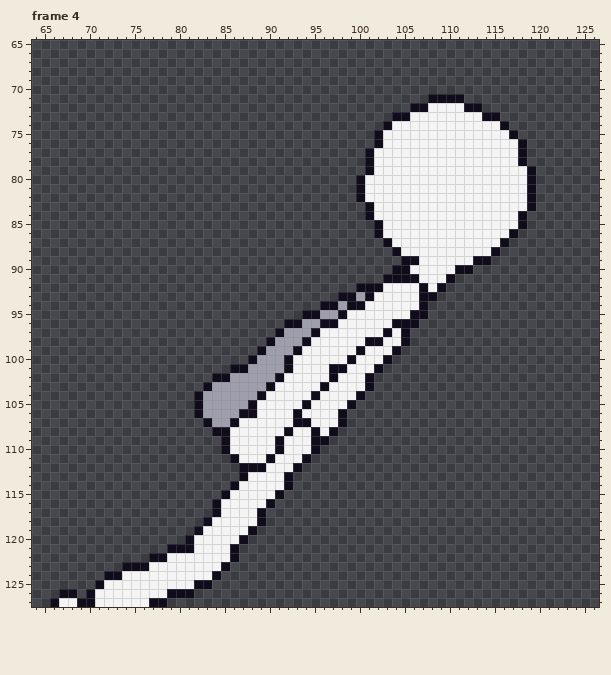
Two versions of one pixel-art file, art/stickman/getup_front.aseprite. Above: the version before the commit.
192x128 pixels, 10 frames. Shown: frame 4: x 64..126, y 65..127. The commit also changed other frames, which this record leaves out.
Now the later version:
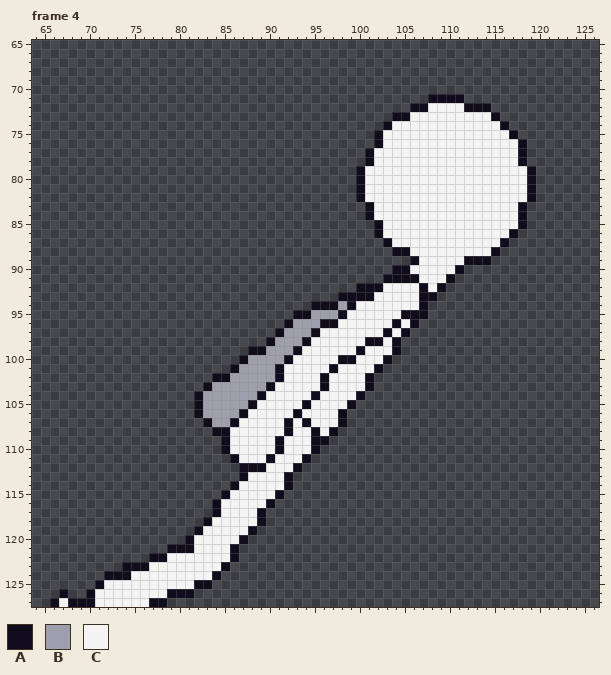
Palette (. is transparent): A #110c1c  B #9e9ead  C #f4f4f4
Difference:
Frame 4:
y 72: x 114 . -> A
y 73: x 114 A -> C
y 79: x 100..101 .A -> AC
y 83: x 118..119 CA -> A.
y 88: x 105 C -> A
y 89: x 105 A -> .; x 112 C -> A
y 90: x 112 A -> .
y 93: x 100 B -> A
y 94: x 95 . -> A; x 100 A -> C
y 95: x 93 . -> A; x 95 A -> B; x 105 C -> A
y 96: x 93 A -> B; x 105 A -> C
y 98: x 104..105 CA -> A.
y 99: x 88 . -> A
y 100: x 87..88 .A -> AB; x 98 C -> A
y 101: x 87 A -> B; x 91..92 BA -> AC; x 98 A -> C
y 102: x 96..97 CA -> AC
y 106: x 88 A -> C
y 107: x 92..93 CA -> AC
y 124: x 74 C -> A
y 126: x 68 A -> .
y 127: x 68 C -> A
Boxes around the changes in both pictures, in picture pixels (x1, y1, x2, y2):
changed: (482, 103, 491, 121)
changed: (356, 166, 374, 175)
changed: (518, 202, 536, 211)
changed: (356, 247, 410, 346)
changed: (464, 256, 473, 274)
changed: (239, 301, 347, 427)
changed: (122, 571, 131, 580)
changed: (68, 589, 77, 607)
